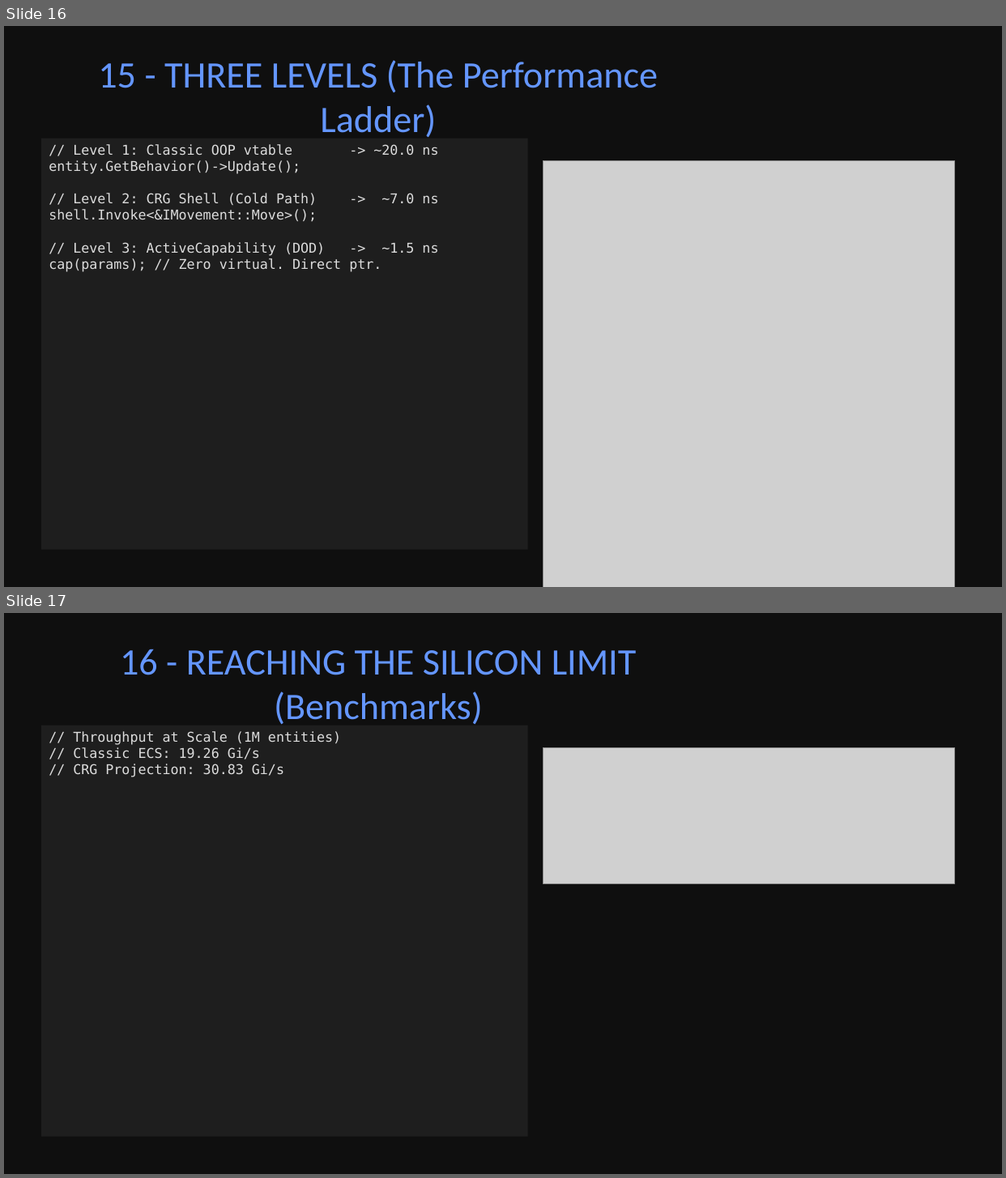
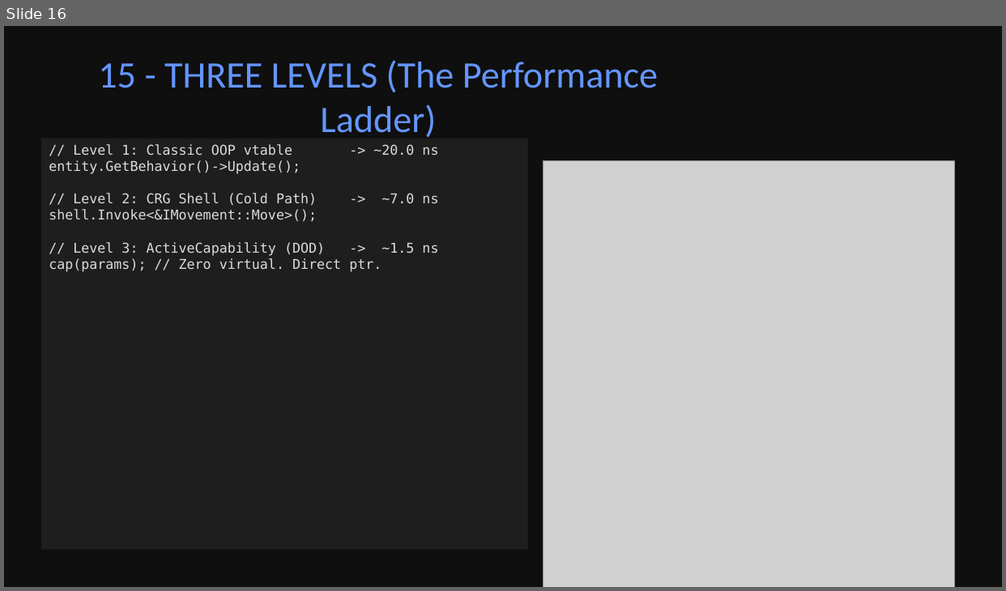
Before and after one commit to CT-74/CapabilityReconstructionGraph, a slide deck: cppcon/CRG_Talk_FR.pptx. Shown one above the other, each under a label of ours: slides 16 and 17 before the commit, slide 16 after it. The pictures are 1006x1178 and 1006x591 pixels, drawn with LibreOffice and Linux fonts; fonts in the diff are those of the drawing; grey boxes stand for pictures. Boxes give left, top, right and bottom in pixels: in the first picture for what was removed or moved away, otherwise in the second. Text is boxed around its words. In the diff, an @@ line names an element or a change of style, - is before the commit and + after.

```diff
--- a/cppcon/CRG_Talk_FR.pptx
+++ b/cppcon/CRG_Talk_FR.pptx
@@ slide 17 removed at (4, 613, 1002, 1174), background #0F0F0F @@
@@ title removed at (120, 649, 637, 725) @@
-16 - REACHING THE SILICON LIMIT (Benchmarks)
@@ rectangle removed at (41, 726, 528, 1137) @@
-// Throughput at Scale (1M entities)
-// Classic ECS: 19.26 Gi/s
-// CRG Projection: 30.83 Gi/s
@@ picture removed at (543, 747, 955, 884) @@
```
Also in this commit, not shown: 1 slide changed, 2 slides added, 14 other files.
